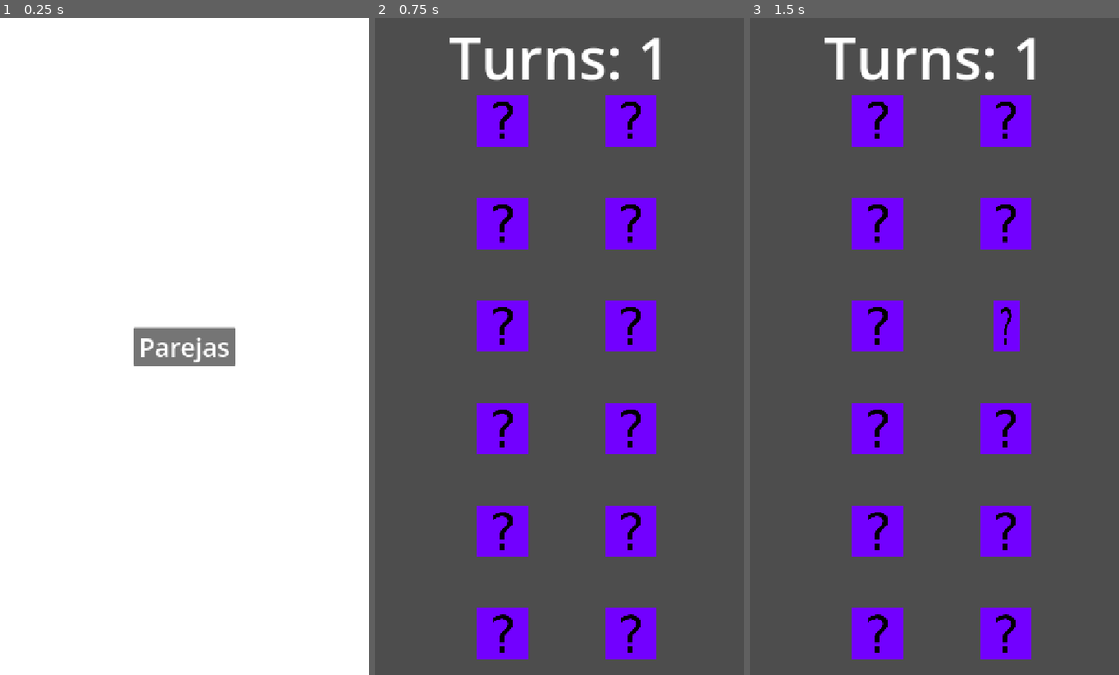
Above: before the commit, frames 1-3 (left to right).
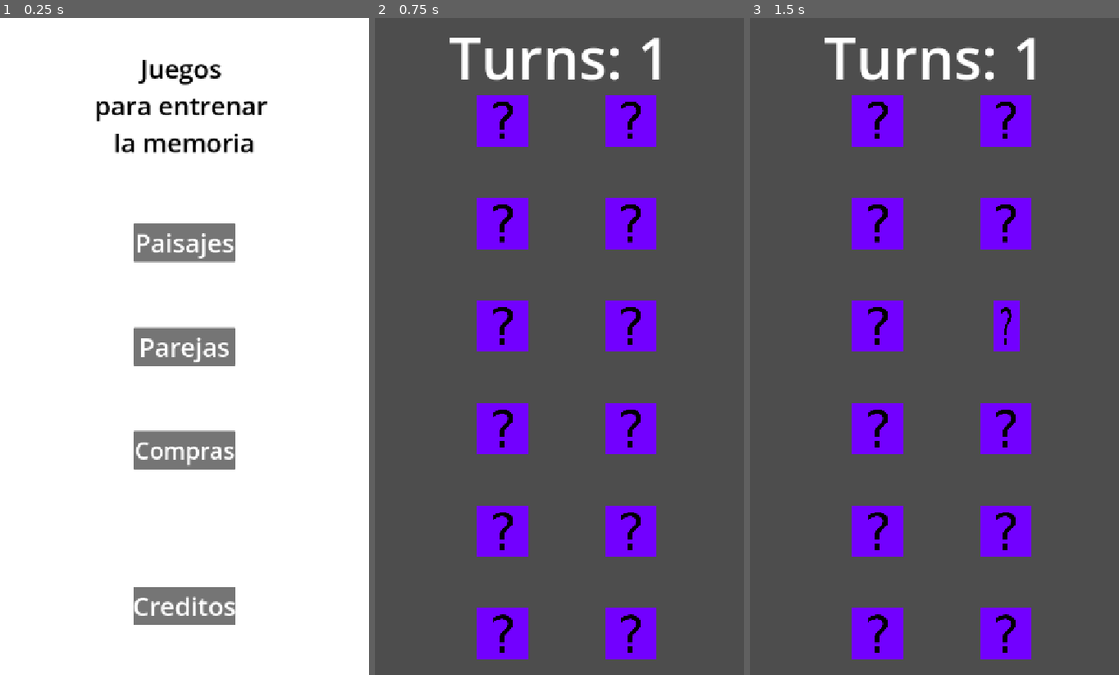
Above: after the commit, the same moments.

Repository: sebasorribes/juegos-memoria
Game: Godot game, scene res://Scenes/main_menu.tscn
The game is run twice, just before and just after one commit, with the same random seed, the same clock (stepped at 60 frames per second) and the same inputs.
Inputs (mouse positions are in pixels of both pictures, inside the frame that each line leads up to):
- Up to frame 1 (0.25 s): no input
- Up to frame 2 (0.75 s): click "Parejas" at 0.5 s
- Up to frame 3 (1.5 s): tap Enter at 1.25 s; move the mouse to (1004, 326) at 1.27 s; click (1004, 326) at 1.42 s

The runs differ from the first frame. In frame 1, 5.8% of the frame differs, in the area x 26-73%, y 6-93%; in frame 2, nothing differs; in frame 3, nothing differs.

Commit message:
Update project title and rebuild Godot exports
Changed the HTML page title from 'memoryMain' to 'memory' and updated Godot export files (index.pck, index.wasm, index.js) and project resources to reflect recent changes in the Godot project. This includes updated file sizes and rebuilt assets for deployment.

Diff:
--- a/memoryMain/Scenes/main_menu.tscn
+++ b/memoryMain/Scenes/main_menu.tscn
@@ -1,9 +1,34 @@
-[gd_scene load_steps=3 format=3 uid="uid://cgcphevk4i20w"]
+[gd_scene load_steps=11 format=3 uid="uid://cgcphevk4i20w"]
 
 [ext_resource type="Script" uid="uid://bw686fqoi6ull" path="res://Scripts/MainMenu.gd" id="1_28flt"]
 
+[sub_resource type="LabelSettings" id="LabelSettings_48xlc"]
+font_size = 50
+font_color = Color(0, 0, 0, 1)
+
+[sub_resource type="LabelSettings" id="LabelSettings_1ehe0"]
+font_size = 50
+
 [sub_resource type="LabelSettings" id="LabelSettings_28flt"]
 font_size = 50
+
+[sub_resource type="LabelSettings" id="LabelSettings_ce3w2"]
+font_size = 45
+
+[sub_resource type="LabelSettings" id="LabelSettings_n45e2"]
+font_size = 50
+
+[sub_resource type="LabelSettings" id="LabelSettings_opfnp"]
+font_size = 50
+
+[sub_resource type="LabelSettings" id="LabelSettings_cp0ys"]
+font_size = 30
+
+[sub_resource type="LabelSettings" id="LabelSettings_yhxw7"]
+font_size = 50
+
+[sub_resource type="LabelSettings" id="LabelSettings_trj04"]
+font_size = 31
 
 [node name="Main Menu" type="Control"]
 layout_mode = 3
@@ -22,23 +47,58 @@
 grow_horizontal = 2
 grow_vertical = 2
 
-[node name="PaisajesMode" type="Button" parent="."]
-visible = false
-layout_mode = 1
-anchors_preset = 8
-anchor_left = 0.5
-anchor_top = 0.5
-anchor_right = 0.5
-anchor_bottom = 0.5
-offset_left = -72.5
-offset_top = -80.0
-offset_right = 72.5
-offset_bottom = -40.0
+[node name="Label" type="Label" parent="."]
+layout_mode = 1
+anchors_preset = 5
+anchor_left = 0.5
+anchor_right = 0.5
+offset_left = -175.0
+offset_top = 64.0
+offset_right = 175.0
+offset_bottom = 277.0
+grow_horizontal = 2
+text = "Juegos
+para entrenar
+la memoria"
+label_settings = SubResource("LabelSettings_48xlc")
+horizontal_alignment = 1
+vertical_alignment = 1
+
+[node name="Mainbuttons" type="Control" parent="."]
+layout_mode = 1
+anchors_preset = 15
+anchor_right = 1.0
+anchor_bottom = 1.0
+grow_horizontal = 2
+grow_vertical = 2
+
+[node name="PaisajesMode" type="Button" parent="Mainbuttons"]
+layout_mode = 1
+anchors_preset = 8
+anchor_left = 0.5
+anchor_top = 0.5
+anchor_right = 0.5
+anchor_bottom = 0.5
+offset_left = -100.0
+offset_top = -240.0
+offset_right = 100.0
+offset_bottom = -165.0
+grow_horizontal = 2
+grow_vertical = 2
+
+[node name="Label" type="Label" parent="Mainbuttons/PaisajesMode"]
+layout_mode = 1
+anchors_preset = 15
+anchor_right = 1.0
+anchor_bottom = 1.0
 grow_horizontal = 2
 grow_vertical = 2
 text = "Paisajes"
-
-[node name="MatchMode" type="Button" parent="."]
+label_settings = SubResource("LabelSettings_1ehe0")
+horizontal_alignment = 1
+vertical_alignment = 1
+
+[node name="MatchMode" type="Button" parent="Mainbuttons"]
 layout_mode = 1
 anchors_preset = 8
 anchor_left = 0.5
@@ -52,7 +112,7 @@
 grow_horizontal = 2
 grow_vertical = 2
 
-[node name="Label" type="Label" parent="MatchMode"]
+[node name="Label" type="Label" parent="Mainbuttons/MatchMode"]
 layout_mode = 1
 anchors_preset = 15
 anchor_right = 1.0
@@ -64,4 +124,177 @@
 horizontal_alignment = 1
 vertical_alignment = 1
 
-[connection signal="pressed" from="MatchMode" to="." method="_on_match_mode_pressed"]
+[node name="Compras" type="Button" parent="Mainbuttons"]
+layout_mode = 1
+anchors_preset = 8
+anchor_left = 0.5
+anchor_top = 0.5
+anchor_right = 0.5
+anchor_bottom = 0.5
+offset_left = -100.0
+offset_top = 165.0
+offset_right = 100.0
+offset_bottom = 240.0
+grow_horizontal = 2
+grow_vertical = 2
+
+[node name="Label" type="Label" parent="Mainbuttons/Compras"]
+layout_mode = 1
+anchors_preset = 15
+anchor_right = 1.0
+anchor_bottom = 1.0
+grow_horizontal = 2
+grow_vertical = 2
+text = "Compras"
+label_settings = SubResource("LabelSettings_ce3w2")
+horizontal_alignment = 1
+vertical_alignment = 1
+
+[node name="CreditsButton" type="Button" parent="Mainbuttons"]
+layout_mode = 1
+anchors_preset = 7
+anchor_left = 0.5
+anchor_top = 1.0
+anchor_right = 0.5
+anchor_bottom = 1.0
+offset_left = -100.0
+offset_top = -172.0
+offset_right = 100.0
+offset_bottom = -97.0
+grow_horizontal = 2
+grow_vertical = 0
+
+[node name="Label" type="Label" parent="Mainbuttons/CreditsButton"]
+layout_mode = 1
+anchors_preset = 15
+anchor_right = 1.0
+anchor_bottom = 1.0
+grow_horizontal = 2
+grow_vertical = 2
+text = "Creditos"
+label_settings = SubResource("LabelSettings_n45e2")
+horizontal_alignment = 1
+vertical_alignment = 1
+
+[node name="CreditsPanel" type="Control" parent="."]
+visible = false
+layout_mode = 1
+anchors_preset = 15
+anchor_right = 1.0
+anchor_bottom = 1.0
+grow_horizontal = 2
+grow_vertical = 2
+
+[node name="CreditsBackground" type="ColorRect" parent="CreditsPanel"]
+layout_mode = 1
+anchors_preset = 8
+anchor_left = 0.5
+anchor_top = 0.5
+anchor_right = 0.5
+anchor_bottom = 0.5
+offset_left = -327.0
+offset_top = -358.0
+offset_right = 327.0
+offset_bottom = 576.0
+grow_horizontal = 2
+grow_vertical = 2
+color = Color(0, 0, 0, 1)
+
+[node name="Title" type="Label" parent="CreditsPanel/CreditsBackground"]
+layout_mode = 1
+anchors_preset = 10
+anchor_right = 1.0
+offset_bottom = 23.0
+grow_horizontal = 2
+text = "Creditos"
+label_settings = SubResource("LabelSettings_opfnp")
+horizontal_alignment = 1
+vertical_alignment = 1
+
+[node name="Me" type="Label" parent="CreditsPanel/CreditsBackground"]
+layout_mode = 1
+anchors_preset = 8
+anchor_left = 0.5
+anchor_top = 0.5
+anchor_right = 0.5
+anchor_bottom = 0.5
+offset_left = -89.5
+offset_top = -287.5
+offset_right = 89.5
+offset_bottom = -264.5
+grow_horizontal = 2
+grow_vertical = 2
+text = "Desarrollador:
+Luis Sebastian Sorribes"
+label_settings = SubResource("LabelSettings_cp0ys")
+horizontal_alignment = 1
+vertical_alignment = 1
+
+[node name="Special_Thanks" type="Label" parent="CreditsPanel/CreditsBackground"]
+layout_mode = 1
+anchors_preset = 8
+anchor_left = 0.5
+anchor_top = 0.5
+anchor_right = 0.5
+anchor_bottom = 0.5
+offset_left = -296.5
+offset_top = -175.5
+offset_right = 296.5
+offset_bottom = -88.5
+grow_horizontal = 2
+grow_vertical = 2
+text = "Basado en los ejercicios de memoria de :
+labpsi.mdp.edu.ar/Home/Index"
+label_settings = SubResource("LabelSettings_cp0ys")
+horizontal_alignment = 1
+vertical_alignment = 1
+
+[node name="ExitCredits" type="Button" parent="CreditsPanel/CreditsBackground"]
+layout_mode = 1
+anchors_preset = 7
+anchor_left = 0.5
+anchor_top = 1.0
+anchor_right = 0.5
+anchor_bottom = 1.0
+offset_left = -100.0
+offset_top = -91.0
+offset_right = 100.0
+offset_bottom = -16.0
+grow_horizontal = 2
+grow_vertical = 0
+
+[node name="Label" type="Label" parent="CreditsPanel/CreditsBackground/ExitCredits"]
+layout_mode = 1
+anchors_preset = 15
+anchor_right = 1.0
+anchor_bottom = 1.0
+grow_horizontal = 2
+grow_vertical = 2
+text = "Cerrar"
+label_settings = SubResource("LabelSettings_yhxw7")
+horizontal_alignment = 1
+vertical_alignment = 1
+
+[node name="Dedication" type="Label" parent="CreditsPanel/CreditsBackground"]
+layout_mode = 1
+anchors_preset = 7
+anchor_left = 0.5
+anchor_top = 1.0
+anchor_right = 0.5
+anchor_bottom = 1.0
+offset_left = -279.0
+offset_top = -160.0
+offset_right = 279.0
+offset_bottom = -116.0
+grow_horizontal = 2
+grow_vertical = 0
+text = "Con cariño para mi abuela Margarita"
+label_settings = SubResource("LabelSettings_trj04")
+horizontal_alignment = 1
+vertical_alignment = 1
+
+[connection signal="pressed" from="Mainbuttons/PaisajesMode" to="." method="_on_paisajes_mode_pressed"]
+[connection signal="pressed" from="Mainbuttons/MatchMode" to="." method="_on_match_mode_pressed"]
+[connection signal="pressed" from="Mainbuttons/Compras" to="." method="_on_compras_pressed"]
+[connection signal="pressed" from="Mainbuttons/CreditsButton" to="." method="_on_credits_button_pressed"]
+[connection signal="pressed" from="CreditsPanel/CreditsBackground/ExitCredits" to="." method="_on_exit_credits_pressed"]
--- a/memoryMain/Scripts/MainMenu.gd
+++ b/memoryMain/Scripts/MainMenu.gd
@@ -1,6 +1,28 @@
 extends Node
 
+var creditsPanel : Control;
+var buttonsPanel : Control;
+
+func _ready() -> void:
+    creditsPanel = get_node("CreditsPanel");
+    buttonsPanel = get_node("Mainbuttons");
+    creditsPanel.hide();
+    buttonsPanel.show();
+
+func _on_match_mode_pressed() -> void:
+    get_tree().change_scene_to_file("res://Scenes/Match/match_game.tscn");
+
+func _on_paisajes_mode_pressed() -> void:
+    pass
+
+func _on_compras_pressed() -> void:
+    pass
 
 
-func _on_match_mode_pressed() -> void:
-	get_tree().change_scene_to_file("res://Scenes/Match/match_game.tscn");
+func _on_credits_button_pressed() -> void:
+    buttonsPanel.hide();
+    creditsPanel.show();
+
+func _on_exit_credits_pressed() -> void:
+    creditsPanel.hide();
+    buttonsPanel.show();
--- a/memoryMain/project.godot
+++ b/memoryMain/project.godot
@@ -10,7 +10,7 @@
 
 [application]
 
-config/name="memoryMain"
+config/name="memory"
 run/main_scene="uid://cgcphevk4i20w"
 config/features=PackedStringArray("4.5", "Forward Plus")
 config/icon="res://icon.svg"
Not shown, changed: index.html
Not shown, changed: index.js
Not shown, changed: index.pck
Not shown, changed: index.wasm
